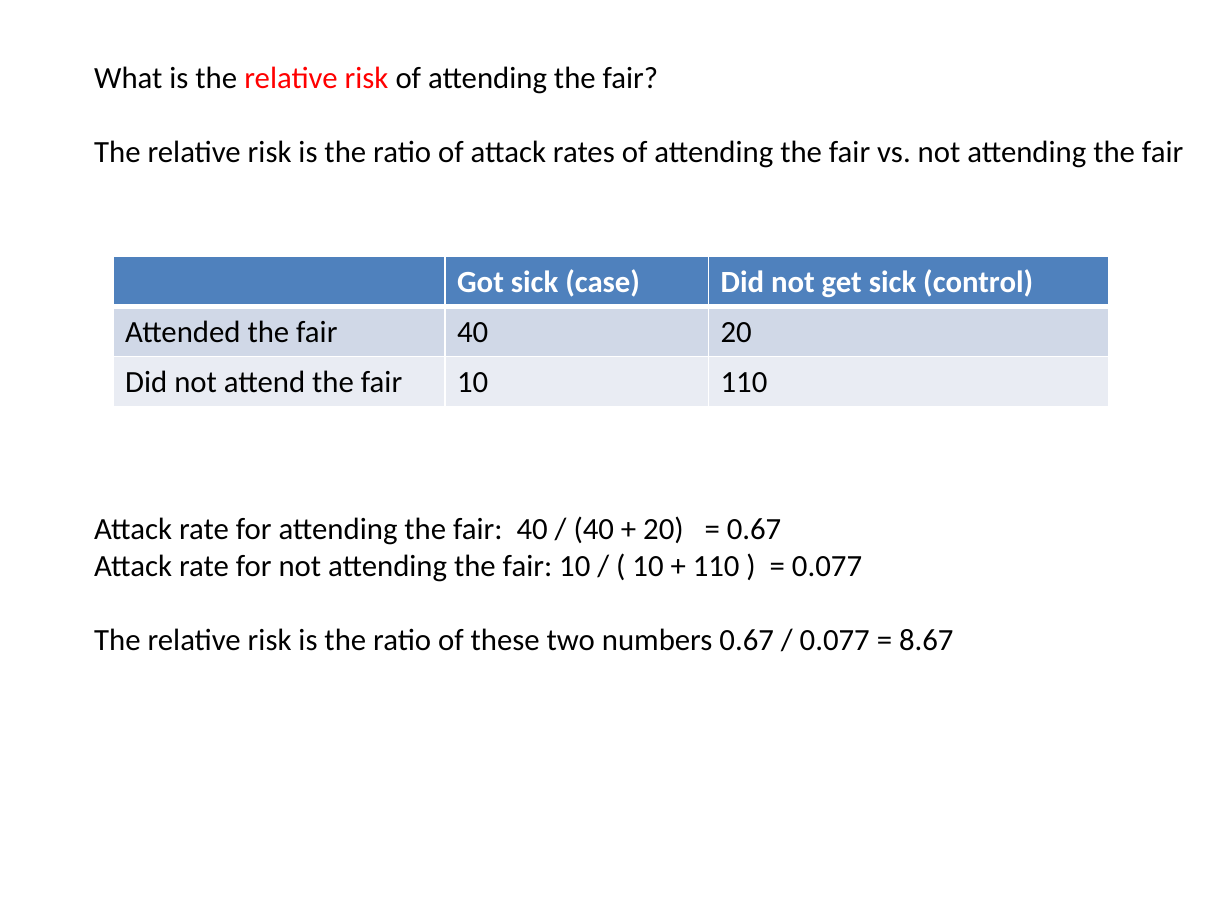
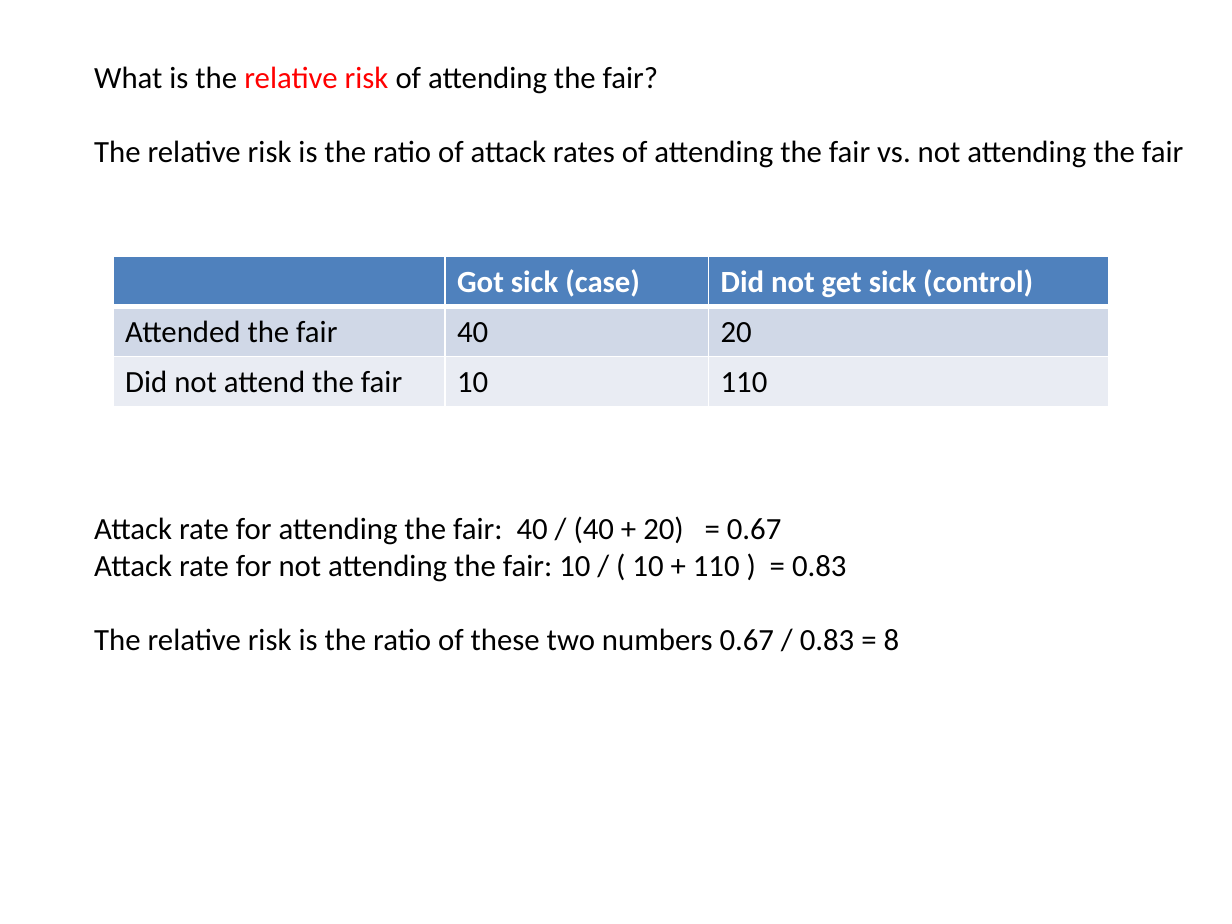
Before and after one commit to afodor/afodor.github.io, a slide deck: slide 6 of classes/so2015/quantReview_DD.pptx. Drawn at 1232x924 pixels with LibreOffice and Linux fonts; fonts in the diff are those of the drawing. Boxes give left, top, right and bottom in pixels: in the first picture for what was removed or moved away, otherwise in the second. Text is boxed around its words. In the diff, an @@ line names an element or a change of style, - is before the commit and + after.

```diff
--- a/classes/so2015/quantReview_DD.pptx
+++ b/classes/so2015/quantReview_DD.pptx
@@ text at [94,554,900,651]: text changed @@
-Attack rate for not attending the fair: 10 / ( 10 + 110 ) = 0.077
-The relative risk is the ratio of these two numbers 0.67 / 0.077 = 8.67
+Attack rate for not attending the fair: 10 / ( 10 + 110 ) = 0.83
+The relative risk is the ratio of these two numbers 0.67 / 0.83 = 8
```
Also in this commit, not shown: 2 other slides changed.
